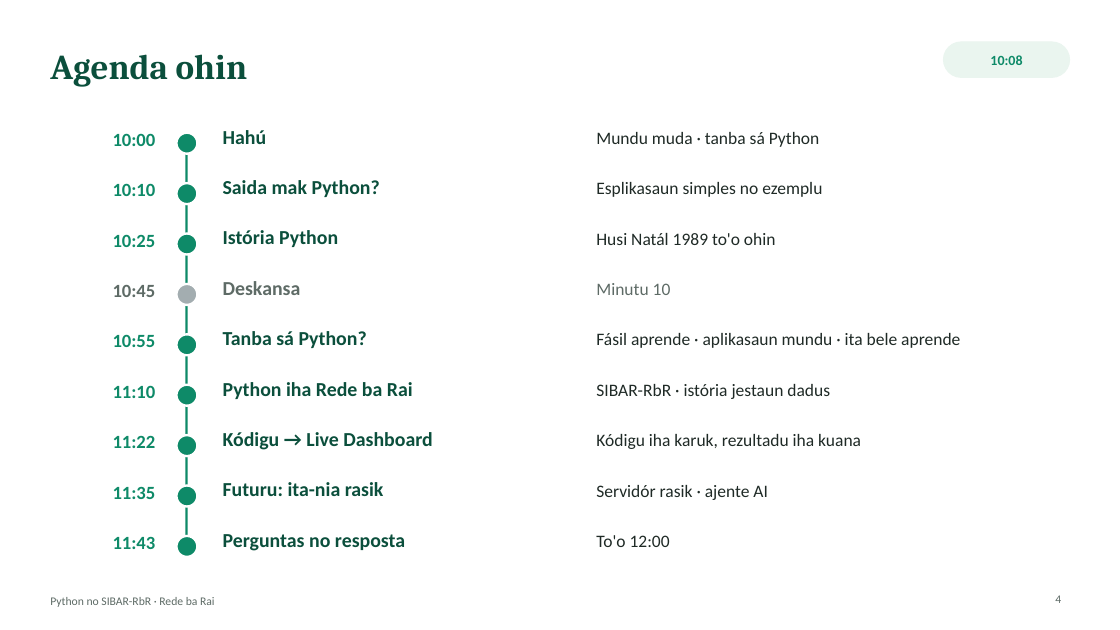
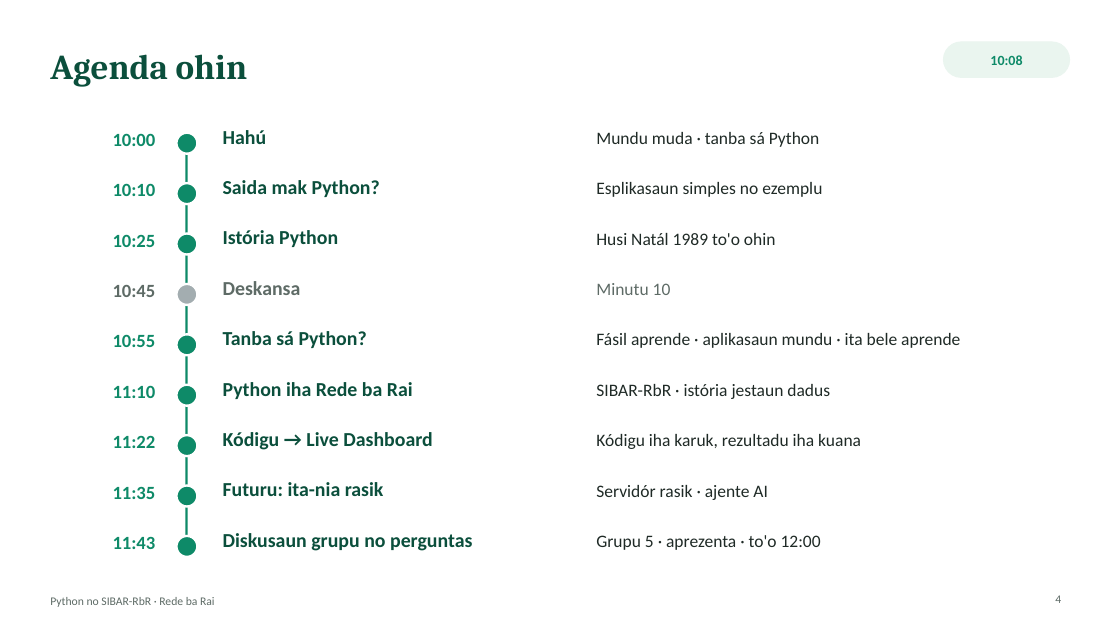
Before and after one commit to Odoly23/SMKRE, a slide deck: slide 4 of docs/formasaun/RbR_Sesaun_Python_SIBAR-RbR.pptx. Drawn at 1120x630 pixels with LibreOffice and Linux fonts; fonts in the diff are those of the drawing. Boxes give left, top, right and bottom in pixels: in the first picture for what was removed or moved away, otherwise in the second. Text is boxed around its words. In the diff, an @@ line names an element or a change of style, - is before the commit and + after.

```diff
--- a/docs/formasaun/RbR_Sesaun_Python_SIBAR-RbR.pptx
+++ b/docs/formasaun/RbR_Sesaun_Python_SIBAR-RbR.pptx
@@ text at [223,533,472,551]: text changed @@
-Perguntas no resposta
+Diskusaun grupu no perguntas
@@ text at [596,535,821,550]: text changed @@
-To'o 12:00
+Grupu 5 · aprezenta · to'o 12:00
```
Also in this commit, not shown: 2 other slides changed, 7 slides added, 1 other file.
